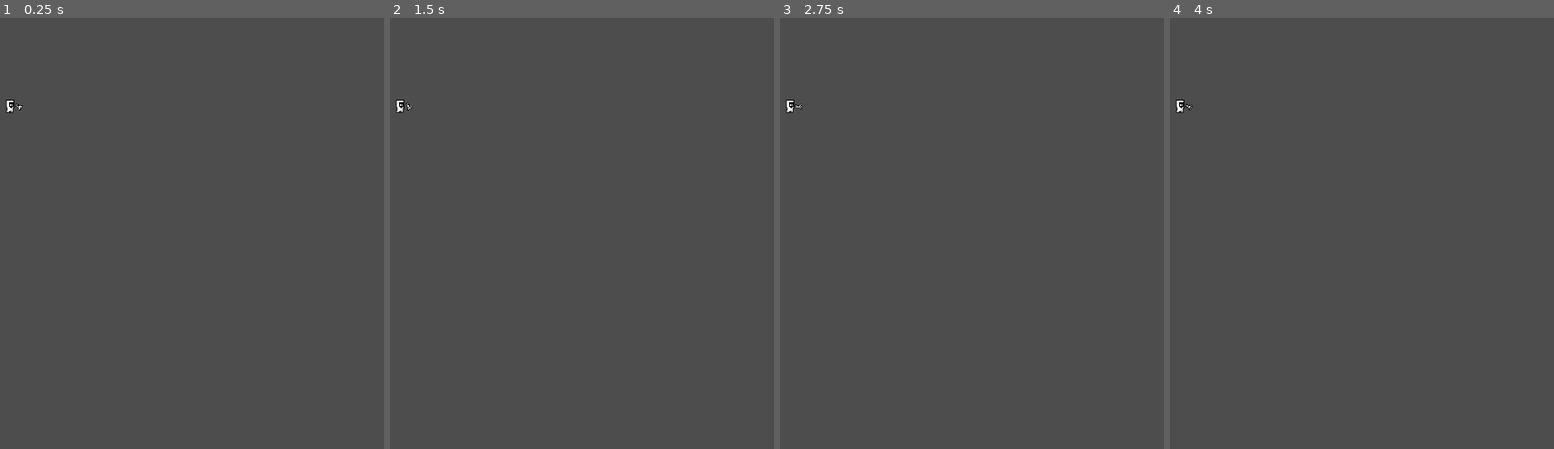
Above: before the commit, frames 1-4 (left to right).
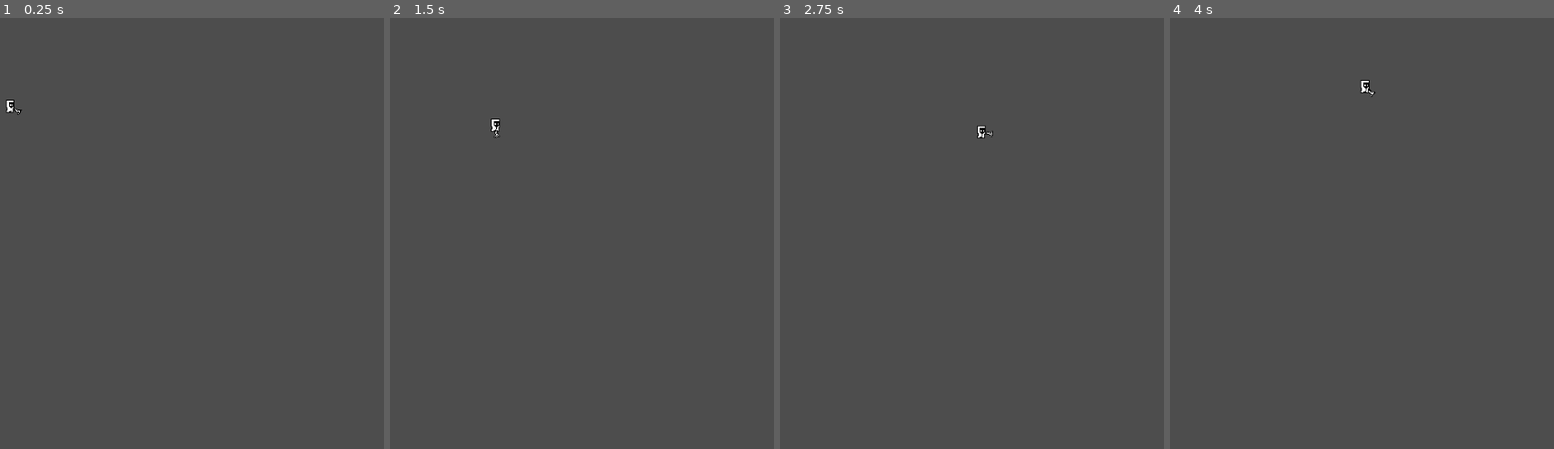
Above: after the commit, the same moments.

Repository: moaz1010/fuck
Game: Godot game, scene res://Scenes/main.tscn
Same seed, same stepped clock (60 frames per second), same inputs: the game is played once before the commit and once after it.
Inputs (mouse positions are in pixels of both pictures, inside the frame that each line leads up to):
- Up to frame 1 (0.25 s): no input
- Up to frame 2 (1.5 s): tap Enter at 0.5 s; move the mouse to (outside the picture) at 0.52 s; hold D (move_right) 0.53-1.28 s; tap A (move_keft) at 0.6, 1.35 s; tap Space at 1.25 s; move the mouse to (528, 285) at 1.27 s; hold S (move_down) from 1.28 s (still down)
- Up to frame 3 (2.75 s): tap Enter at 2 s; move the mouse to (1133, 155) at 2.02 s; release S (move_down) at 2.03 s; hold D (move_right) from 2.03 s (still down); tap A (move_keft) at 2.1 s
- Up to frame 4 (4 s): move the mouse to (1415, 358) at 2.77 s; release D (move_right) at 2.78 s; hold W (move_up) 2.78-3.53 s; tap A (move_keft) at 2.85, 3.6 s; move the mouse to (outside the picture) at 3.52 s; hold S (move_down) from 3.53 s (still down)

The runs differ from the first frame. In frame 1, less than 0.1% of the frame differs, in the area x 3-6%, y 19-23%; in frame 2, 0.2%, in the area x 1-29%, y 18-28%; in frame 3, 0.1%; in frame 4, 0.2%.

Commit message:
fixed character movement

Diff:
--- a/Scenes/flashlight.tscn
+++ b/Scenes/flashlight.tscn
@@ -1,19 +1,11 @@
-[gd_scene load_steps=4 format=3 uid="uid://bav15wkkjdn8d"]
+[gd_scene load_steps=3 format=3 uid="uid://bav15wkkjdn8d"]
 
 [ext_resource type="Script" path="res://flashlight.gd" id="1_iw2o0"]
 [ext_resource type="Texture2D" uid="uid://d4dht6vufjmjk" path="res://assests/flashlight.png" id="2_ev8h4"]
 
-[sub_resource type="RectangleShape2D" id="RectangleShape2D_rbqq5"]
-size = Vector2(7, 3.75)
-
 [node name="flashlight" type="Node2D"]
 script = ExtResource("1_iw2o0")
 
-[node name="CharacterBody2D" type="CharacterBody2D" parent="."]
-
-[node name="Sprite2D" type="Sprite2D" parent="CharacterBody2D"]
+[node name="Sprite2D" type="Sprite2D" parent="."]
+position = Vector2(12, 0)
 texture = ExtResource("2_ev8h4")
-
-[node name="CollisionShape2D" type="CollisionShape2D" parent="CharacterBody2D"]
-position = Vector2(-0.5, 0.125)
-shape = SubResource("RectangleShape2D_rbqq5")
--- a/Scenes/main.tscn
+++ b/Scenes/main.tscn
@@ -1,7 +1,6 @@
-[gd_scene load_steps=4 format=3 uid="uid://jkw7jqno36fx"]
+[gd_scene load_steps=3 format=3 uid="uid://jkw7jqno36fx"]
 
 [ext_resource type="PackedScene" uid="uid://jveenyjsh6mq" path="res://Scenes/player.tscn" id="1_76nyf"]
-[ext_resource type="PackedScene" uid="uid://bav15wkkjdn8d" path="res://Scenes/flashlight.tscn" id="2_ugqw5"]
 
 [sub_resource type="RectangleShape2D" id="RectangleShape2D_lc6hp"]
 size = Vector2(244, 10)
@@ -10,9 +9,6 @@
 position = Vector2(116, 117)
 
 [node name="Player" parent="." instance=ExtResource("1_76nyf")]
-
-[node name="flashlight" parent="." instance=ExtResource("2_ugqw5")]
-position = Vector2(12, 0)
 
 [node name="StaticBody2D" type="StaticBody2D" parent="."]
 
--- a/Scenes/player.tscn
+++ b/Scenes/player.tscn
@@ -1,6 +1,8 @@
-[gd_scene load_steps=3 format=3 uid="uid://jveenyjsh6mq"]
+[gd_scene load_steps=5 format=3 uid="uid://jveenyjsh6mq"]
 
 [ext_resource type="Texture2D" uid="uid://cfh4ccr2udnev" path="res://assests/player.png" id="1_5yo5e"]
+[ext_resource type="Script" path="res://player.gd" id="1_50v5o"]
+[ext_resource type="PackedScene" uid="uid://bav15wkkjdn8d" path="res://Scenes/flashlight.tscn" id="3_cgn65"]
 
 [sub_resource type="RectangleShape2D" id="RectangleShape2D_bc3tc"]
 size = Vector2(9, 16)
@@ -8,6 +10,7 @@
 [node name="Player" type="Node2D"]
 
 [node name="CharacterBody2D" type="CharacterBody2D" parent="."]
+script = ExtResource("1_50v5o")
 
 [node name="CollisionShape2D" type="CollisionShape2D" parent="CharacterBody2D"]
 position = Vector2(0.5, 0)
@@ -17,3 +20,5 @@
 position = Vector2(1.5, -2)
 scale = Vector2(0.989583, 1)
 texture = ExtResource("1_5yo5e")
+
+[node name="flashlight" parent="CharacterBody2D" instance=ExtResource("3_cgn65")]
--- a/player.gd
+++ b/player.gd
@@ -3,16 +3,8 @@
 const SPEED = 200
 
 func _physics_process(_delta):
-	var direction = Vector2.ZERO
 
-	if Input.is_action_pressed("move_right"):
-		direction.x += 1
-	if Input.is_action_pressed("move_left"):
-		direction.x -= 1
-	if Input.is_action_pressed("move_down"):
-		direction.y += 1
-	if Input.is_action_pressed("move_up"):
-		direction.y -= 1
+	var direction = Input.get_vector("move_keft", "move_right", "move_up", "move_down")
 
 	velocity = direction.normalized() * SPEED
 	move_and_slide()
--- a/project.godot
+++ b/project.godot
@@ -44,6 +44,11 @@
 ]
 }
 
+[layer_names]
+
+2d_physics/layer_1="player"
+2d_physics/layer_2="enemy"
+
 [rendering]
 
 textures/canvas_textures/default_texture_filter=0
